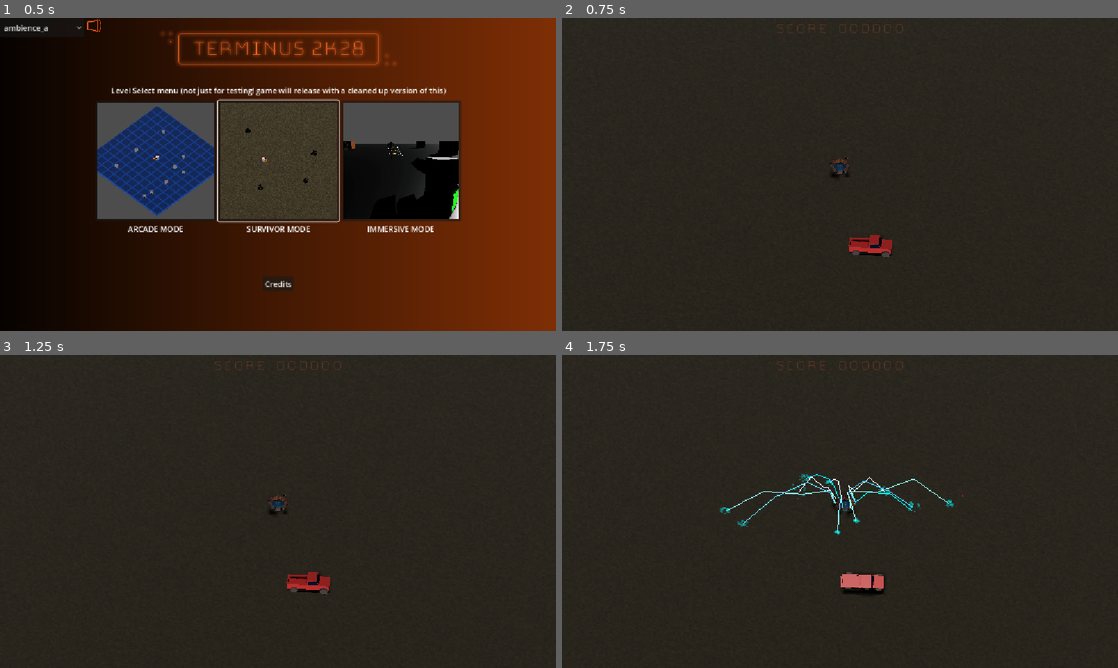
Above: before the commit, frames 1-4 (two rows, left to right).
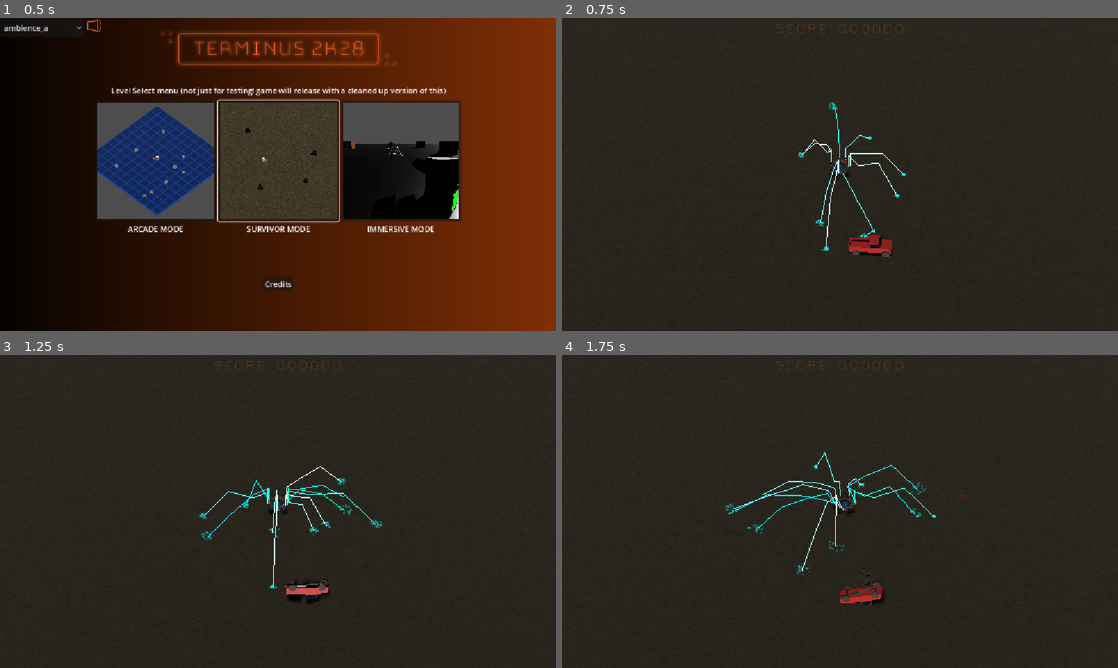
Above: after the commit, the same moments.

Repository: Gamkedo/terminus-2k28
Game: Godot game, scene res://level_menu.tscn
Same seed, same stepped clock (60 frames per second), same inputs: the game is played once before the commit and once after it.
Inputs (mouse positions are in pixels of both pictures, inside the frame that each line leads up to):
- Up to frame 1 (0.5 s): no input
- Up to frame 2 (0.75 s): click (840, 161) at 0.5 s
- Up to frame 3 (1.25 s): no input
- Up to frame 4 (1.75 s): move the mouse to (962, 495) at 1.27 s; press the mouse at (962, 495) at 1.28 s; hold D (walk_right) from 1.28 s (still down)

Frame 1 is identical in both runs. In frame 2, 0.4% of the frame differs, in the area x 42-62%, y 26-75%; in frame 3, 1.2%; in frame 4, 1.8%, in the area x 28-71%, y 30-80%.

Commit message:
Add auto-fire mode to player

Diff:
--- a/Scenes - Levels/areaSurvivor.tscn
+++ b/Scenes - Levels/areaSurvivor.tscn
@@ -63,6 +63,7 @@
 script = ExtResource("3_42ddl")
 
 [node name="Player" parent="." unique_id=935553468 instance=ExtResource("2_hcq85")]
+auto_fire = true
 
 [node name="WeaponsManager" parent="Player" index="8" unique_id=1271808281]
 script = ExtResource("6_tmxv0")
--- a/Scripts/gameplay/player/player.gd
+++ b/Scripts/gameplay/player/player.gd
@@ -25,6 +25,7 @@
 @export var rotation_speed: float = 2
 @export var aim_dead_zone: float = 0.01
 @export var default_aim_range: float = 240
+@export var auto_fire: bool = false
 
 # external references
 @onready var camera: Camera3D = get_viewport().get_camera_3d()
@@ -59,7 +60,7 @@
 
 	handle_aiming(delta)
 
-	if Input.is_action_pressed("fire") and weapons_manager.can_fire():
+	if (auto_fire or Input.is_action_pressed("fire")) and weapons_manager.can_fire():
 		fire()
 	if Input.is_action_pressed("ui_cancel"):
 		get_tree().change_scene_to_file("res://level_menu.tscn")
--- a/Scripts/gameplay/player/stacking_weapons_manager.gd
+++ b/Scripts/gameplay/player/stacking_weapons_manager.gd
@@ -10,7 +10,10 @@
 		active_weapons.append(0)
 
 func can_fire() -> bool:
-	return true
+	for w in active_weapons:
+		if weapons[w].can_fire():
+			return true
+	return false
 
 func fire(pos, rot) -> void:
 	for w in active_weapons:
